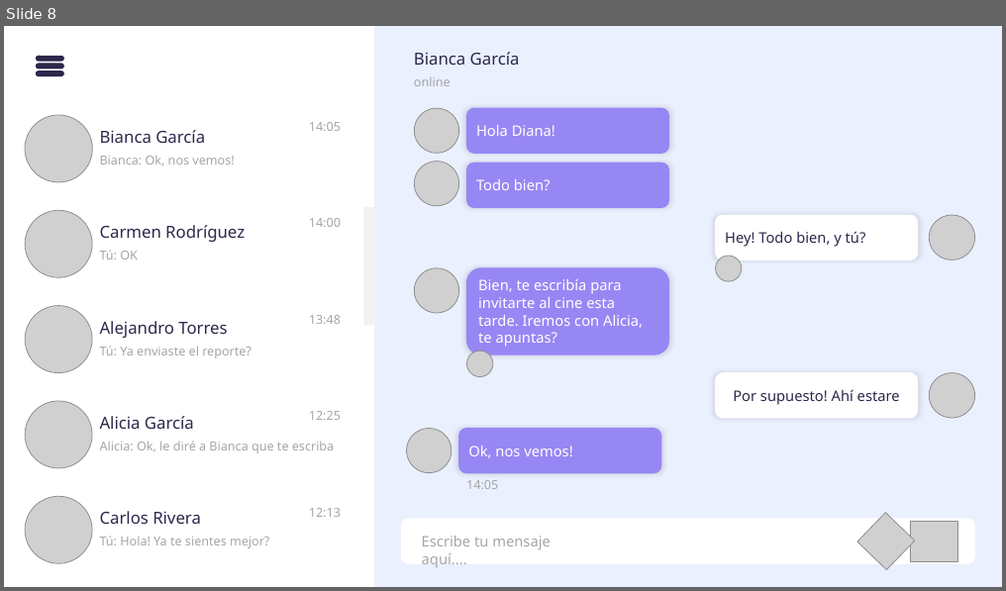
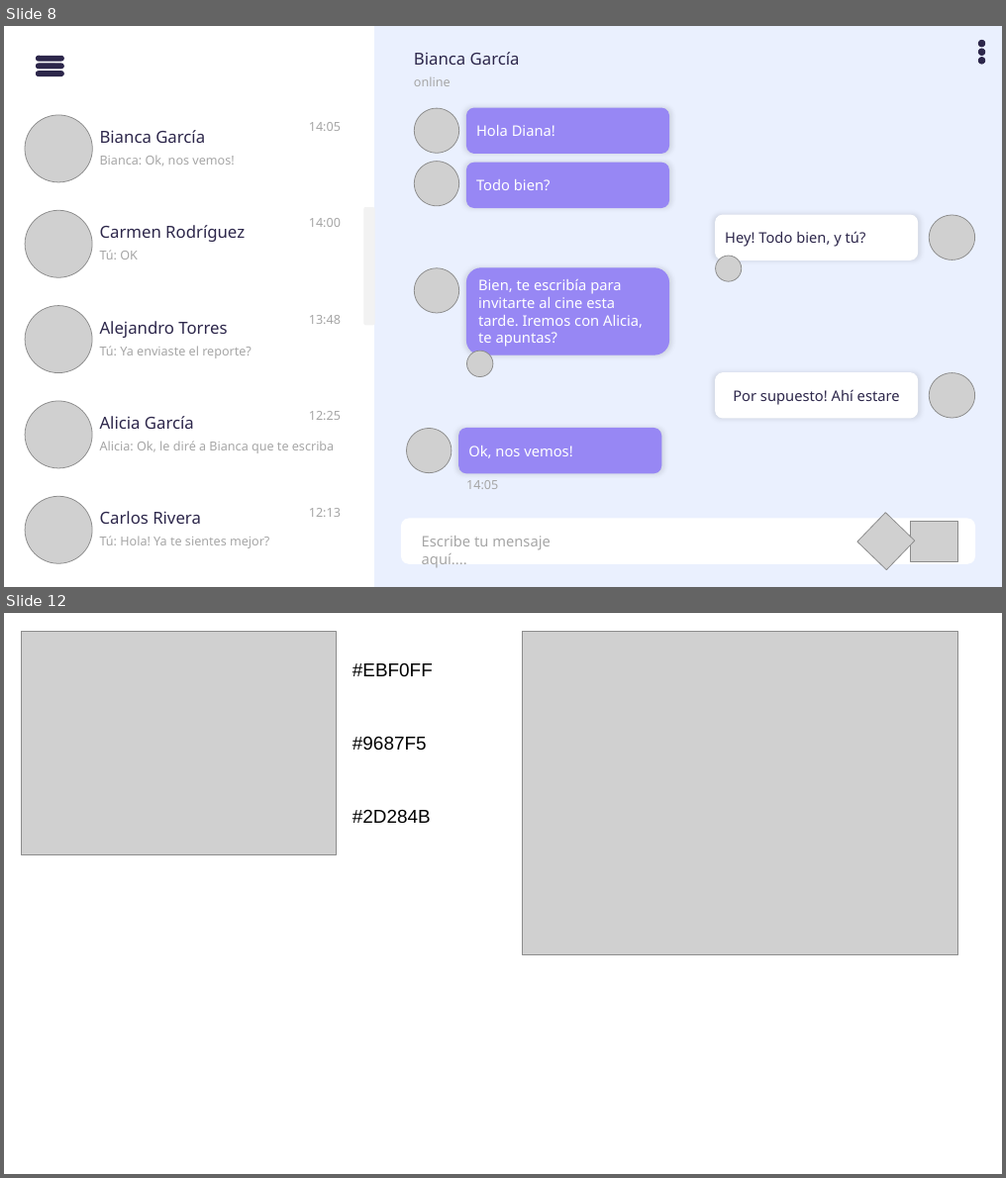
Before and after one commit to Rlianny/Link-Chat_2025, a slide deck: docs/design_decisions/Prototipo de UI.pptx. Shown one above the other, each under a label of ours: slide 8 before the commit, slides 8 and 12 after it; the slides between them are not shown. The pictures are 1006x591 and 1006x1178 pixels, drawn with LibreOffice and Linux fonts; fonts in the diff are those of the drawing; grey boxes stand for pictures. Boxes give left, top, right and bottom in pixels: in the first picture for what was removed or moved away, otherwise in the second. Text is boxed around its words. In the diff, an @@ line names an element or a change of style, - is before the commit and + after.

```diff
--- a/docs/design_decisions/Prototipo de UI.pptx
+++ b/docs/design_decisions/Prototipo de UI.pptx
@@ slide 12 added at <box>4,613,1002,1174</box>, background #FFFFFF @@
@@ picture added at <box>21,631,336,855</box> @@
@@ picture added at <box>523,631,958,955</box> @@
@@ text added at <box>352,663,433,676</box>, 18 pt, text #000000 @@
+#EBF0FF
@@ text added at <box>352,736,427,751</box>, 18 pt, text #000000 @@
+#9687F5
@@ text added at <box>352,809,431,823</box>, 18 pt, text #000000 @@
+#2D284B
@@ slide 8 changed as well @@
@@ ellipse added at <box>979,40,985,46</box>, fill #2D274B, outline #2D274B 1 pt @@
@@ ellipse added at <box>979,49,985,55</box>, fill #2D274B, outline #2D274B 1 pt @@
@@ ellipse added at <box>979,58,985,64</box>, fill #2D274B, outline #2D274B 1 pt @@
```
Also in this commit, not shown: 6 other slides changed, 5 other slides added, 4 slides removed.
